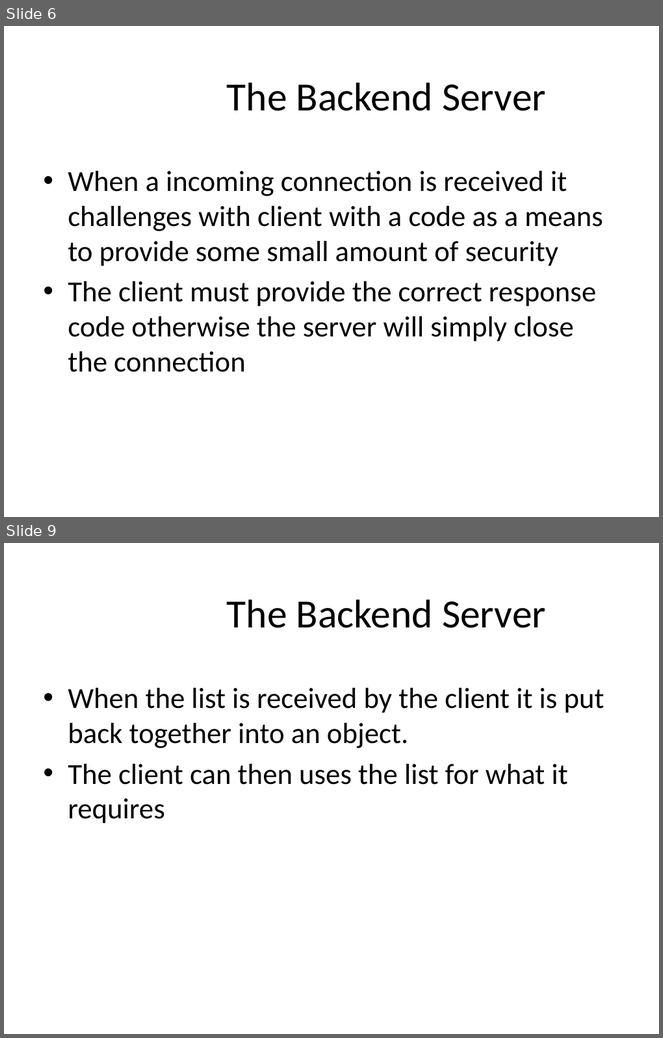
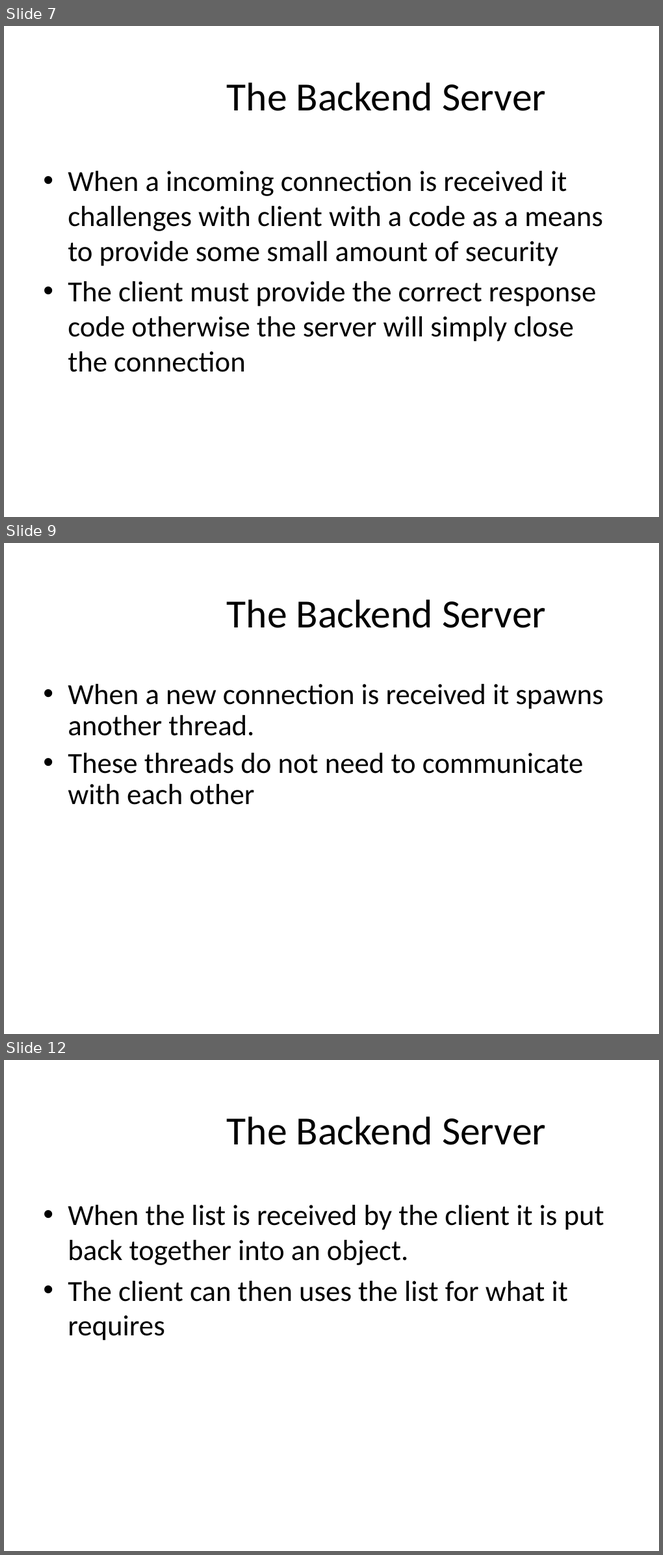
Before and after one commit to master20151121/mmoments, a slide deck: Mobile Musical Moments.pptx. Shown one above the other, each under a label of ours: slides 6 and 9 before the commit, slides 7, 9 and 12 after it; the slides between them are not shown. The pictures are 663x1038 and 663x1555 pixels, drawn with LibreOffice and Linux fonts; fonts in the diff are those of the drawing; background and template pictures are left out. Boxes give left, top, right and bottom in pixels: in the first picture for what was removed or moved away, otherwise in the second. Text is boxed around its words. In the diff, an @@ line names an element or a change of style, - is before the commit and + after.

```diff
--- a/Mobile Musical Moments.pptx
+++ b/Mobile Musical Moments.pptx
@@ slide 9 added at [4, 543, 659, 1034], background #FFFFFF @@
@@ title added at [227, 600, 546, 628], 44 pt, text #000000 @@
+The Backend Server
@@ text added at [68, 684, 603, 805], 32 pt, text #000000 @@
+• When a new connection is received it spawns another thread.
+• These threads do not need to communicate with each other
@@ what was slide 6 is now slide 7 @@
@@ what was slide 9 is now slide 12 @@
```
Also in this commit, not shown: 3 slides changed, 2 other slides added, 23 other files.
